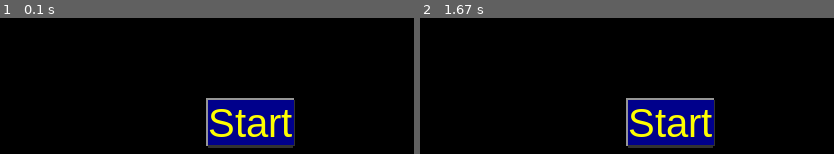
Above: before the commit, frames 1-2 (left to right).
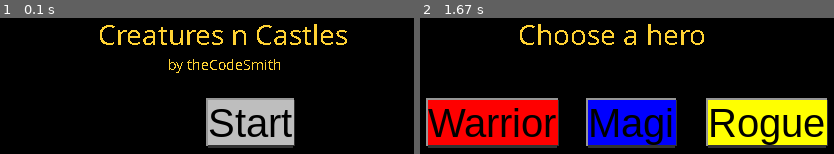
Above: after the commit, the same moments.

Repository: codeSmith12/CastlesNCreatures
Game: pygame game, started from main.py
The game is run twice, just before and just after one commit, with the same random seed, the same clock (stepped at 60 frames per second) and the same inputs.
Inputs (mouse positions are in pixels of both pictures, inside the frame that each line leads up to):
- Up to frame 1 (0.1 s): no input
- Up to frame 2 (1.67 s): click (668, 121) at 0.38 s; click (767, 121) at 0.72 s

The runs differ from the first frame. In frame 1, 9.7% of the frame differs, in the area x 24-84%, y 4-94%; in frame 2, 31%, in the area x 1-99%, y 4-96%.

Commit message:
Renaming files, saving before pygame as main1.py, changing pygame file to main.py

Diff:
--- a/BeginningofPyGame.py
+++ b/Main1.py
@@ -5,7 +5,6 @@
 import pygame
 import prettyBtns as pb
 import hero
-
 '''
 Dynamics:
 Begin game by choosing a class. Shows inheritence...
@@ -20,6 +19,22 @@
                                           dexterity = randint(55-65)
                 Rolls have different ranges depending on class chosen!!!
 
+Champion types:
+Warrior:
+    Main Stat:
+            Strength? are we doing typical shit ? I mean kids need stability
+            Medium attack speed, moderate damage, high health pool, maybe shield
+            least gambling type, consistent dmg
+
+
+            Defensive ability: Raise Shield
+
+Magi:
+    Main Stat:
+        Acuity
+        heavy slow attacks, expensive can crit hard , semi gambling type
+        more consistent than rogue
+        Defensive ability: Spell shield, or healing magic?
 
 Rogueish:
     Main Stat:
@@ -41,28 +56,21 @@
 
 
 
+
 class GameMaster():
     def __init__(self):
         # self.characterCreation()
         pygame.init()
-        self.WIDTH = 600
-        self.HEIGHT = 500
-        self.screen = pygame.display.set_mode((self.WIDTH,self.HEIGHT))
-        self.screen2 = pygame.Surface((self.WIDTH, self.HEIGHT))
+        WIDTH = 600
+        HEIGHT = 500
+        screen = pygame.display.set_mode((WIDTH,HEIGHT))
+        screen2 = pygame.Surface((WIDTH, HEIGHT))
         pygame.display.update()
         pygame.display.set_caption('Creatures n Castles')
-        self.mainMenu()
-
-    def mainMenu(self):
-        pygame.font.init()
-        myFont1 = pygame.font.SysFont('Comic Sans MS', 30)
-        myFont2 = pygame.font.SysFont('Comic Sans MS', 15)
-        titleLabel = myFont1.render('Creatures n Castles', False, (255,210,51))
-        creditLabel = myFont2.render('by theCodeSmith', False, (255,210,51))
-
         gameOver = False
 
-        startBtn = pb.button(self.screen, self.screen2, (self.WIDTH/2-40, self.HEIGHT/2-40), "Start", size=40, color = "Black", bg="Grey")
+        startBtn = pb.button(screen, screen2, (WIDTH/2-40, HEIGHT/2-40), "Start", size=40)
+
 
         while not gameOver:
             for event in pygame.event.get():
@@ -70,58 +78,50 @@
                     gameOver = True
                 if event.type == pygame.MOUSEBUTTONDOWN:
                     if startBtn.collidepoint(pygame.mouse.get_pos()):
-                        self.characterCreation()
-
-            self.screen.blit(pygame.transform.scale(self.screen2, (self.WIDTH, self.HEIGHT)), (0, 0))
-            self.screen.blit(titleLabel, (self.WIDTH/4, self.HEIGHT/4))
-            self.screen.blit(creditLabel, (self.WIDTH/4+70, self.HEIGHT/4 + 40))
-
+                        print("Starting game...")
+            screen.blit(pygame.transform.scale(screen2, (WIDTH, HEIGHT)), (0, 0))
             pygame.display.update()
 
         pygame.quit()
         quit()
 
     def characterCreation(self):
-        pygame.font.init()
-        myFont = pygame.font.SysFont('Comic Sans MS', 30)
-        textSurface = myFont.render('Choose a hero', False, (255,210,51))
-        self.screen.fill((0,0,0))
-        self.screen2.fill((0,0,0))
+        print("""
 
-        warriorBtn = pb.button(self.screen, self.screen2, (60, self.HEIGHT/2-40), "Warrior", size=40, color = "Black", bg="Red")
-        magiBtn = pb.button(self.screen, self.screen2, (220, self.HEIGHT/2-40), "Magi", size=40, color = "Black", bg="Blue")
-        rogueBtn = pb.button(self.screen, self.screen2, (340, self.HEIGHT/2-40), "Rogue", size=40, color = "Black", bg="Yellow")
-        gameOver = False
-        while not gameOver:
-            for event in pygame.event.get():
-                if event.type == pygame.QUIT:
-                    gameOver = True
-                if event.type == pygame.MOUSEBUTTONDOWN:
-                    if warriorBtn.collidepoint(pygame.mouse.get_pos()):
-                        self.characterCreation()
-                        self.hero = hero.Warrior()
-                        self.GameLoop()
-                    if magiBtn.collidepoint(pygame.mouse.get_pos()):
-                        self.characterCreation()
-                        self.hero = hero.Magi()
-                        self.GameLoop()
-                    if rogueBtn.collidepoint(pygame.mouse.get_pos()):
-                        self.characterCreation()
-                        self.hero = hero.Rogue()
-                        self.GameLoop()
+    Welcome to Creatures N Castles!
 
-            self.screen.blit(pygame.transform.scale(self.screen2, (self.WIDTH, self.HEIGHT)), (0, 0))
-            self.screen.blit(textSurface, (self.WIDTH/4, self.HEIGHT/4))
+    Choose a class:
 
-            pygame.display.update()
-        pygame.quit()
-        quit()
-    def GameLoop(self):
-        self.enemy = Enemy()
-        print(f"\n\tA {self.enemy.name} appears!")
-        self.combatLoop()
-        self.lootProcess()
+    1) Warrior
+    2) Magi
+    3) Rogue
 
+        """)
+        choice = ""
+        while choice != "1" and choice != "2" and choice != "3":
+            choice = input("Enter choice for class here: ")
+
+        if choice == "1":
+            print("\n\tThe warrior? A stable choice.")
+            self.hero = hero.Warrior()
+        elif choice == "2":
+            print("\n\tThe Magi? A smart choice.")
+            self.hero = hero.Magi()
+        elif choice == "3":
+            print("\n\tThe Rogue, eh? I see you like to gamble.")
+            self.hero = hero.Rogue()
+
+        name = ""
+        while len(name) <= 0 or not name.isalpha():
+            name = input("\n\tWhat is your name hero? ")
+            self.hero.name = name
+
+        os.system('cls' if os.name == 'nt' else 'clear')
+        print(f"\n\tGreetings {name}. Good luck on your travels...")
+
+        sleep(2)
+        os.system('cls' if os.name == 'nt' else 'clear')
+        self.GameLoop()
     def promptHeroAttack(self):
         choice = ""
         while choice != "1" and choice != "2" and choice != "3":
@@ -153,6 +153,11 @@
         print("\n\tExiting combat\n")
         self.hero = heroStats # Set the hero stats back to normal after fight.
 
+    def GameLoop(self):
+        self.enemy = hero.Enemy()
+        print(f"\n\tA {self.enemy.name} appears!")
+        self.combatLoop()
+        self.lootProcess()
 
 
 
--- a/main.py
+++ b/main.py
@@ -5,6 +5,7 @@
 import pygame
 import prettyBtns as pb
 import hero
+
 '''
 Dynamics:
 Begin game by choosing a class. Shows inheritence...
@@ -19,22 +20,6 @@
                                           dexterity = randint(55-65)
                 Rolls have different ranges depending on class chosen!!!
 
-Champion types:
-Warrior:
-    Main Stat:
-            Strength? are we doing typical shit ? I mean kids need stability
-            Medium attack speed, moderate damage, high health pool, maybe shield
-            least gambling type, consistent dmg
-
-
-            Defensive ability: Raise Shield
-
-Magi:
-    Main Stat:
-        Acuity
-        heavy slow attacks, expensive can crit hard , semi gambling type
-        more consistent than rogue
-        Defensive ability: Spell shield, or healing magic?
 
 Rogueish:
     Main Stat:
@@ -56,21 +41,28 @@
 
 
 
-
 class GameMaster():
     def __init__(self):
         # self.characterCreation()
         pygame.init()
-        WIDTH = 600
-        HEIGHT = 500
-        screen = pygame.display.set_mode((WIDTH,HEIGHT))
-        screen2 = pygame.Surface((WIDTH, HEIGHT))
+        self.WIDTH = 600
+        self.HEIGHT = 500
+        self.screen = pygame.display.set_mode((self.WIDTH,self.HEIGHT))
+        self.screen2 = pygame.Surface((self.WIDTH, self.HEIGHT))
         pygame.display.update()
         pygame.display.set_caption('Creatures n Castles')
+        self.mainMenu()
+
+    def mainMenu(self):
+        pygame.font.init()
+        myFont1 = pygame.font.SysFont('Comic Sans MS', 30)
+        myFont2 = pygame.font.SysFont('Comic Sans MS', 15)
+        titleLabel = myFont1.render('Creatures n Castles', False, (255,210,51))
+        creditLabel = myFont2.render('by theCodeSmith', False, (255,210,51))
+
         gameOver = False
 
-        startBtn = pb.button(screen, screen2, (WIDTH/2-40, HEIGHT/2-40), "Start", size=40)
-
+        startBtn = pb.button(self.screen, self.screen2, (self.WIDTH/2-40, self.HEIGHT/2-40), "Start", size=40, color = "Black", bg="Grey")
 
         while not gameOver:
             for event in pygame.event.get():
@@ -78,50 +70,58 @@
                     gameOver = True
                 if event.type == pygame.MOUSEBUTTONDOWN:
                     if startBtn.collidepoint(pygame.mouse.get_pos()):
-                        print("Starting game...")
-            screen.blit(pygame.transform.scale(screen2, (WIDTH, HEIGHT)), (0, 0))
+                        self.characterCreation()
+
+            self.screen.blit(pygame.transform.scale(self.screen2, (self.WIDTH, self.HEIGHT)), (0, 0))
+            self.screen.blit(titleLabel, (self.WIDTH/4, self.HEIGHT/4))
+            self.screen.blit(creditLabel, (self.WIDTH/4+70, self.HEIGHT/4 + 40))
+
             pygame.display.update()
 
         pygame.quit()
         quit()
 
     def characterCreation(self):
-        print("""
+        pygame.font.init()
+        myFont = pygame.font.SysFont('Comic Sans MS', 30)
+        textSurface = myFont.render('Choose a hero', False, (255,210,51))
+        self.screen.fill((0,0,0))
+        self.screen2.fill((0,0,0))
 
-    Welcome to Creatures N Castles!
+        warriorBtn = pb.button(self.screen, self.screen2, (60, self.HEIGHT/2-40), "Warrior", size=40, color = "Black", bg="Red")
+        magiBtn = pb.button(self.screen, self.screen2, (220, self.HEIGHT/2-40), "Magi", size=40, color = "Black", bg="Blue")
+        rogueBtn = pb.button(self.screen, self.screen2, (340, self.HEIGHT/2-40), "Rogue", size=40, color = "Black", bg="Yellow")
+        gameOver = False
+        while not gameOver:
+            for event in pygame.event.get():
+                if event.type == pygame.QUIT:
+                    gameOver = True
+                if event.type == pygame.MOUSEBUTTONDOWN:
+                    if warriorBtn.collidepoint(pygame.mouse.get_pos()):
+                        self.characterCreation()
+                        self.hero = hero.Warrior()
+                        self.GameLoop()
+                    if magiBtn.collidepoint(pygame.mouse.get_pos()):
+                        self.characterCreation()
+                        self.hero = hero.Magi()
+                        self.GameLoop()
+                    if rogueBtn.collidepoint(pygame.mouse.get_pos()):
+                        self.characterCreation()
+                        self.hero = hero.Rogue()
+                        self.GameLoop()
 
-    Choose a class:
+            self.screen.blit(pygame.transform.scale(self.screen2, (self.WIDTH, self.HEIGHT)), (0, 0))
+            self.screen.blit(textSurface, (self.WIDTH/4, self.HEIGHT/4))
 
-    1) Warrior
-    2) Magi
-    3) Rogue
+            pygame.display.update()
+        pygame.quit()
+        quit()
+    def GameLoop(self):
+        self.enemy = Enemy()
+        print(f"\n\tA {self.enemy.name} appears!")
+        self.combatLoop()
+        self.lootProcess()
 
-        """)
-        choice = ""
-        while choice != "1" and choice != "2" and choice != "3":
-            choice = input("Enter choice for class here: ")
-
-        if choice == "1":
-            print("\n\tThe warrior? A stable choice.")
-            self.hero = hero.Warrior()
-        elif choice == "2":
-            print("\n\tThe Magi? A smart choice.")
-            self.hero = hero.Magi()
-        elif choice == "3":
-            print("\n\tThe Rogue, eh? I see you like to gamble.")
-            self.hero = hero.Rogue()
-
-        name = ""
-        while len(name) <= 0 or not name.isalpha():
-            name = input("\n\tWhat is your name hero? ")
-            self.hero.name = name
-
-        os.system('cls' if os.name == 'nt' else 'clear')
-        print(f"\n\tGreetings {name}. Good luck on your travels...")
-
-        sleep(2)
-        os.system('cls' if os.name == 'nt' else 'clear')
-        self.GameLoop()
     def promptHeroAttack(self):
         choice = ""
         while choice != "1" and choice != "2" and choice != "3":
@@ -153,11 +153,6 @@
         print("\n\tExiting combat\n")
         self.hero = heroStats # Set the hero stats back to normal after fight.
 
-    def GameLoop(self):
-        self.enemy = hero.Enemy()
-        print(f"\n\tA {self.enemy.name} appears!")
-        self.combatLoop()
-        self.lootProcess()
 
 
 
